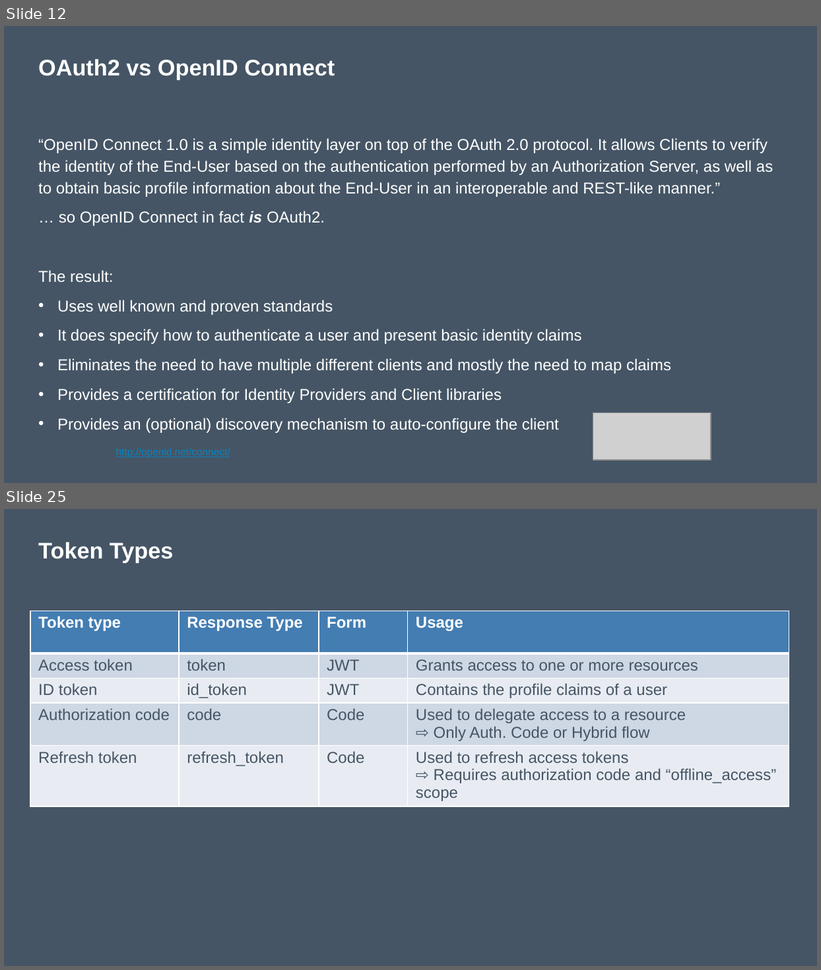
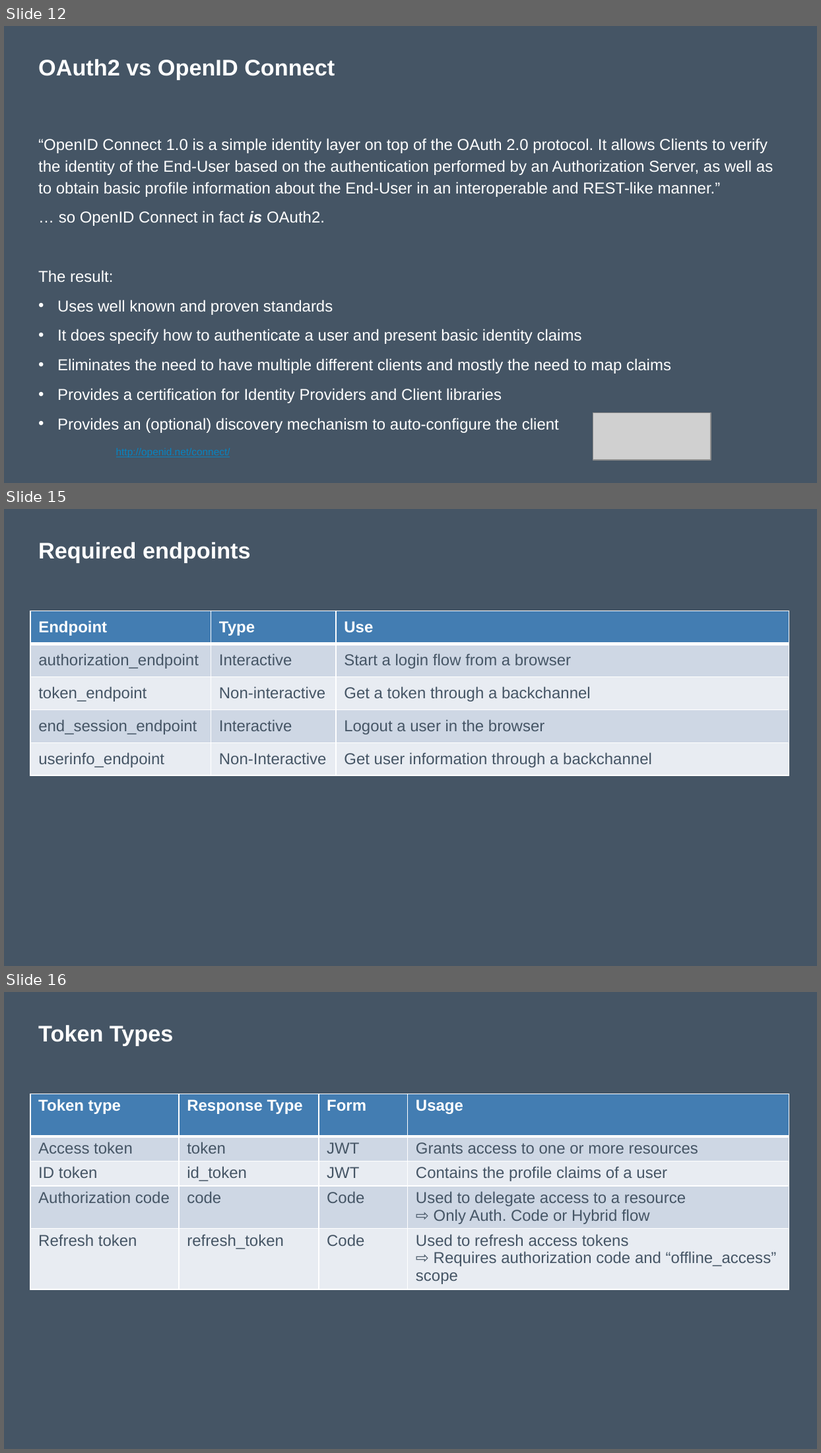
Before and after one commit to nickverschueren/devcruise-2019, a slide deck: Slides/OAuthAndOpenIdConnect.pptx. Shown one above the other, each under a label of ours: slides 12 and 25 before the commit, slides 12, 15 and 16 after it; the slides between them are not shown. The pictures are 821x970 and 821x1453 pixels, drawn with LibreOffice and Linux fonts; fonts in the diff are those of the drawing; grey boxes stand for pictures. Boxes give left, top, right and bottom in pixels: in the first picture for what was removed or moved away, otherwise in the second. Text is boxed around its words. In the diff, an @@ line names an element or a change of style, - is before the commit and + after.

```diff
--- a/Slides/OAuthAndOpenIdConnect.pptx
+++ b/Slides/OAuthAndOpenIdConnect.pptx
@@ slide 15 added at [4, 509, 817, 966], background #455565 @@
@@ title added at [38, 542, 251, 562], 20 pt, text #FFFFFF, bold @@
+Required endpoints
@@ table added at [30, 611, 789, 776], 5 rows, 3 columns @@
+Endpoint | Type | Use
+authorization_endpoint | Interactive | Start a login flow from a browser
+token_endpoint | Non-interactive | Get a token through a backchannel
+end_session_endpoint | Interactive | Logout a user in the browser
+userinfo_endpoint | Non-Interactive | Get user information through a backchannel
@@ what was slide 25 is now slide 16 @@
```
Also in this commit, not shown: 10 slides changed, 11 other slides added, 1 other file.
